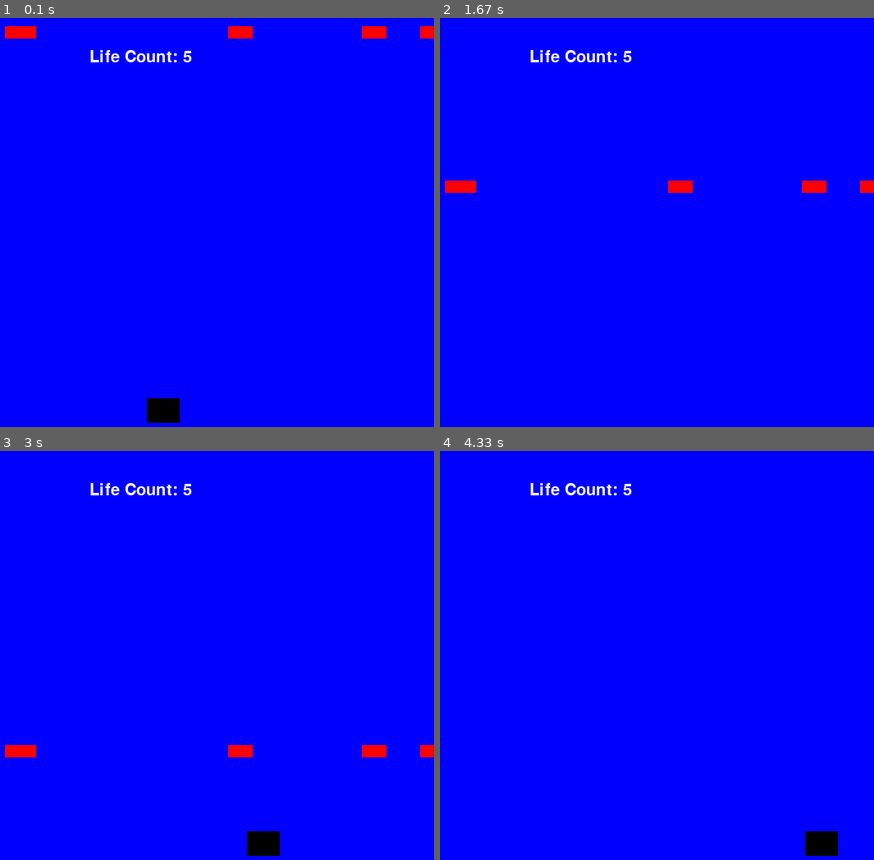
Above: before the commit, frames 1-4 (two rows, left to right).
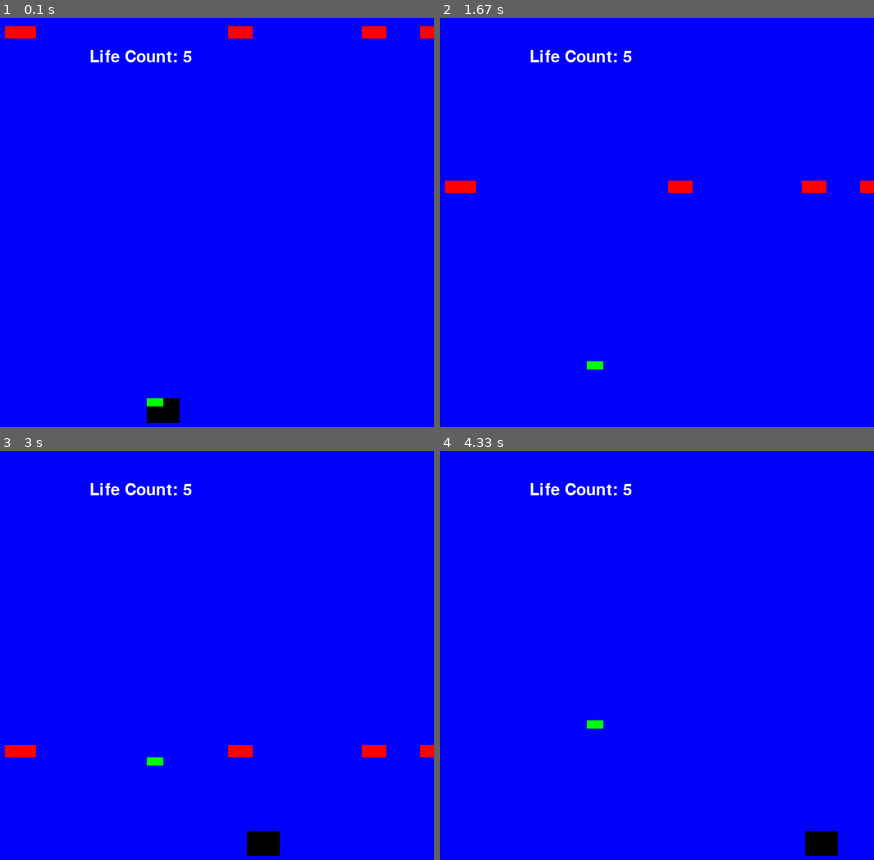
Above: after the commit, the same moments.

Repository: WillO1987/WillO-tasks
Game: pygame game, started from pygame/spaceinvadors.py
Same seed, same stepped clock (60 frames per second), same inputs: the game is played once before the commit and once after it.
Inputs:
- Up to frame 1 (0.1 s): no input
- Up to frame 2 (1.67 s): tap Space at 0.33, 0.73, 1.03, 1.23, 1.53 s; hold Right 0.67-1.13 s; hold Right 1.17-1.63 s
- Up to frame 3 (3 s): hold Left 1.67-2.2 s; tap Space at 1.73, 2.03, 2.3, 2.6, 2.73 s; hold Left 2.23-2.63 s; hold Right from 2.67 s (still down)
- Up to frame 4 (4.33 s): tap Space at 3.03, 3.4, 3.7, 3.9, 4.2 s; release Right at 3.3 s; hold Left 3.33-3.8 s; hold Right 3.83-4.3 s

The runs differ from the first frame. In frame 1, less than 0.1% of the frame differs, in the area x 33-38%, y 92-95%; in frame 2, less than 0.1%; in frame 3, less than 0.1%; in frame 4, less than 0.1%.

Commit message:
Update spaceinvadors.py

Diff:
--- a/pygame/spaceinvadors.py
+++ b/pygame/spaceinvadors.py
@@ -3,6 +3,8 @@
 import math
 import random
 import time
+
+
 
 
 
@@ -33,6 +35,24 @@
 # Used to manage how fast the screen updates
 clock = pygame.time.Clock()
 #classes go here
+class bullet(pygame.sprite.Sprite):
+    def __init__(self, b_width , b_length, initial_x):
+        super().__init__()
+        self.x_val2 = x_val2
+        self.width = b_width
+        self.height = b_length
+        self.image = pygame.Surface([self.width, self.height])
+        self.image.fill(GREEN),
+        self.rect = self.image.get_rect()
+        self.rect.x = initial_x
+        self.rect.y = 465
+    def update(self) :
+        if self.rect.y > 0:
+            self.rect.y = self.rect.y - 3
+        # keys = pygame.key.get_pressed()
+        # if keys[pygame.K_SPACE]:
+        #     self.rect.y = self.rect.y - 3
+
 class spaceship(pygame.sprite.Sprite):
     def __init__(self, s_width, s_length, initial_x):
         super().__init__()
@@ -44,6 +64,7 @@
         self.rect = self.image.get_rect()
         self.rect.x = initial_x
         self.rect.y = 465
+
 
 
     def update(self):
@@ -86,6 +107,7 @@
 
 enemy_count = 5
 all_sprites = pygame.sprite.Group()
+bullet_sprites = pygame.sprite.Group()
 invador_sprites = pygame.sprite.Group()
 spaceship_sprite = pygame.sprite.Group()
 Invador_Num = enemy_count
@@ -98,7 +120,10 @@
     all_sprites.add(enemy)
 #next i
 for i in range(1):
+    rocket = bullet(20 , 10 , x_val2)
     player = spaceship(40 , 30 , x_val2)
+    #all_sprites.add(rocket)
+    bullet_sprites.add(rocket)
     spaceship_sprite.add(player)
     all_sprites.add(player)
 #endfor
@@ -119,6 +144,7 @@
     # --- Game logic should go here
     all_sprites.update()
     spaceship_sprite.update()
+
     #invador_sprites.update()
     # --- Drawing code should go here
 
@@ -133,11 +159,15 @@
     #draw stuff here:
     invador_sprites.draw(screen)
     spaceship_sprite.draw(screen)
+    # bullet_sprites.draw(screen)
     # spaceship_sprite.add(player)
 
 
-
-
+    keys = pygame.key.get_pressed()
+    if keys[pygame.K_SPACE]:
+        bullet_sprites.update()
+        #bullet_sprites.draw(screen)
+    bullet_sprites.draw(screen)
     lives_count = font.render("Life Count: " + str(lives), True, WHITE)
     endmessage = font.render(end, True, WHITE)
     screen.blit(endmessage, [271,103])
